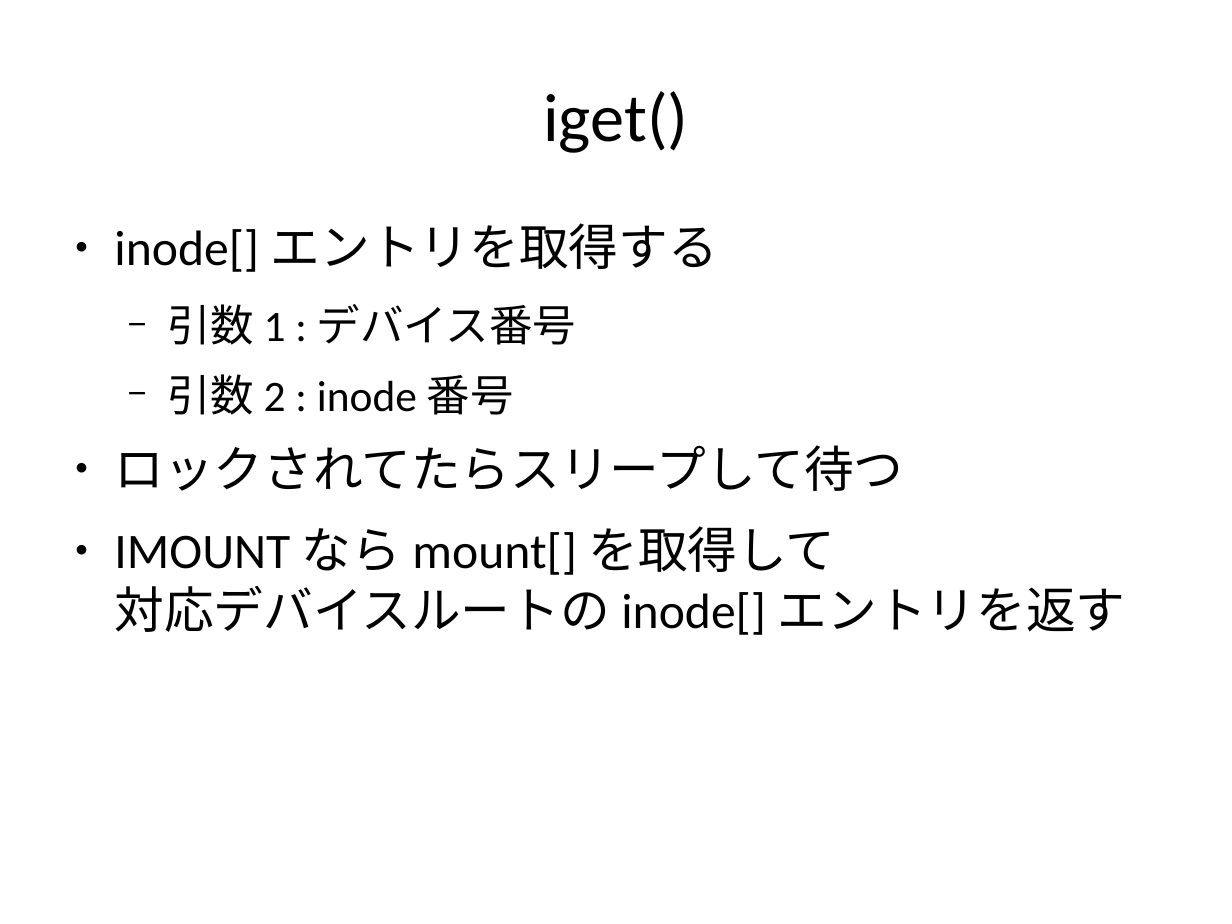
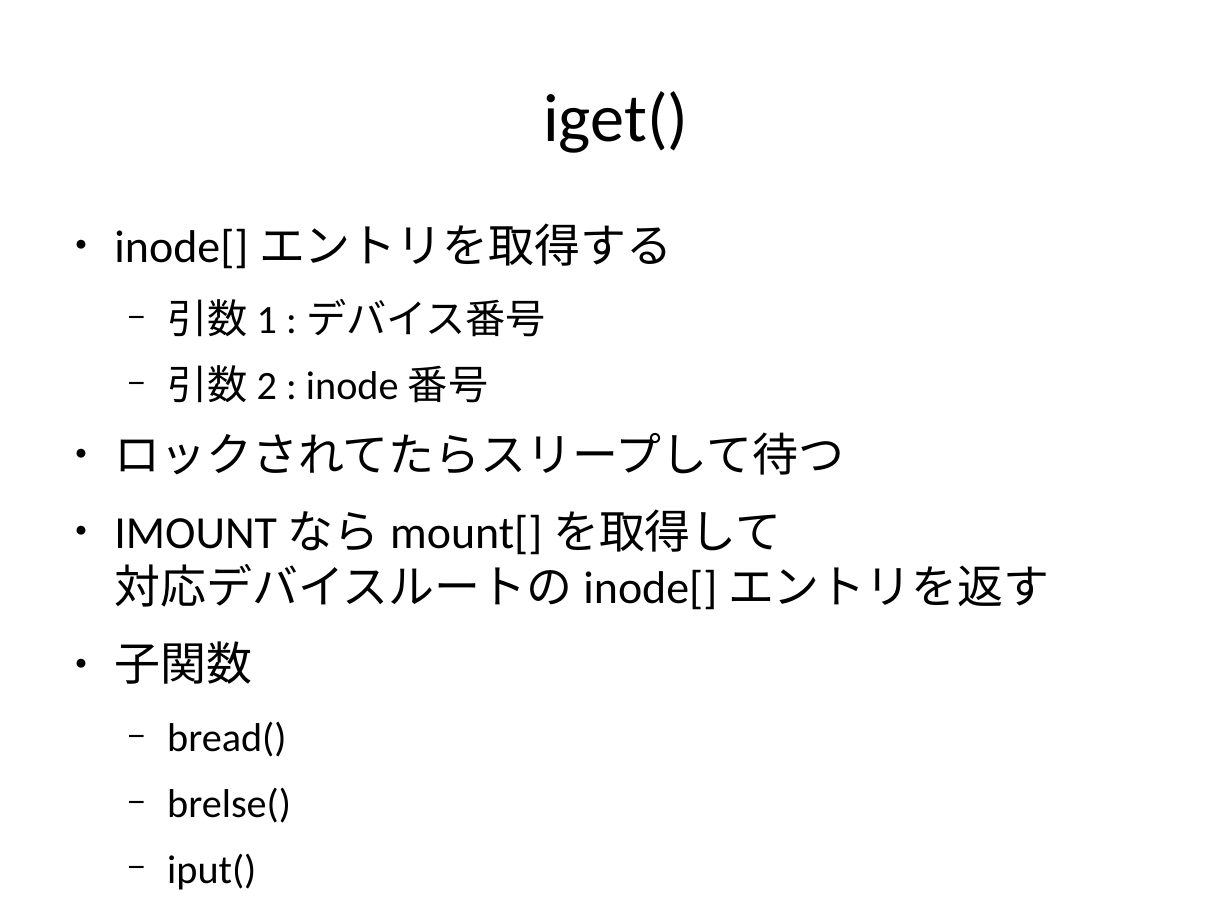
Before and after one commit to andromedroid/ame, a slide deck: slide 10 of doc/unix_v6/inode.odp (slide 6 before the commit). Drawn at 1232x924 pixels with LibreOffice and Linux fonts; fonts in the diff are those of the drawing. Boxes give left, top, right and bottom in pixels: in the first picture for what was removed or moved away, otherwise in the second. Text is boxed around its words. In the diff, an @@ line names an element or a change of style, - is before the commit and + after.

Commit message:
i'm making inode.odp almost finished.

```diff
--- a/doc/unix_v6/inode.odp
+++ b/doc/unix_v6/inode.odp
@@ text at box(114, 223, 1050, 610): size 32 to 29.6 pt in "inode[] エントリを取得する", "ロックされてたらスリープして待つ", "IMOUNT なら mount[] を取得して 対応デバイスルートの inode[] エントリを返す"; size 28 to 25.9 pt in "引数 1 : デバイス番号", "引数 2 : inode 番号" @@
@@ text at box(114, 641, 291, 890): paragraphs added @@
+● 子関数
+  − bread()
+  − brelse()
+  − iput()
```
Also in this commit, not shown: 9 other slides changed, 8 slides added, 2 slides removed.
